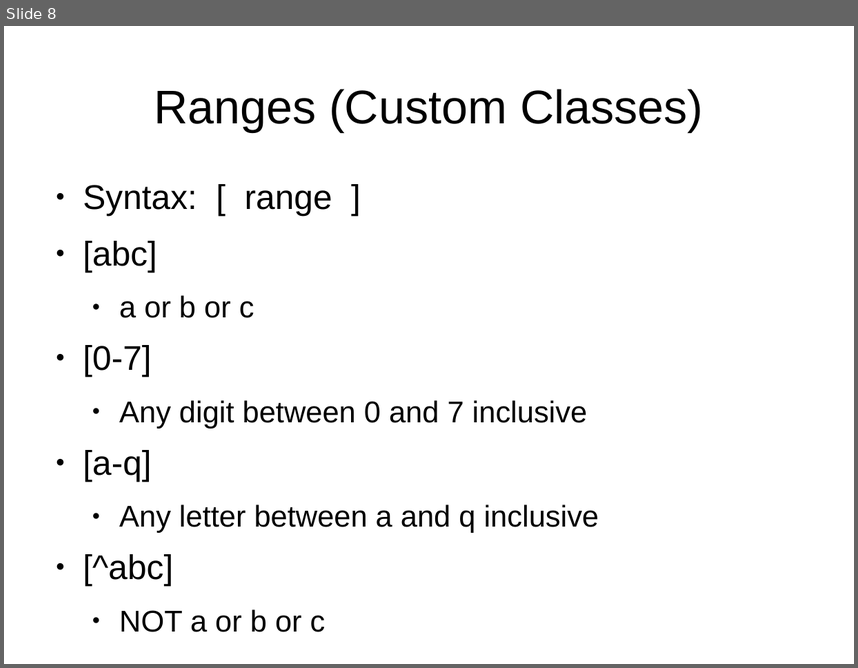
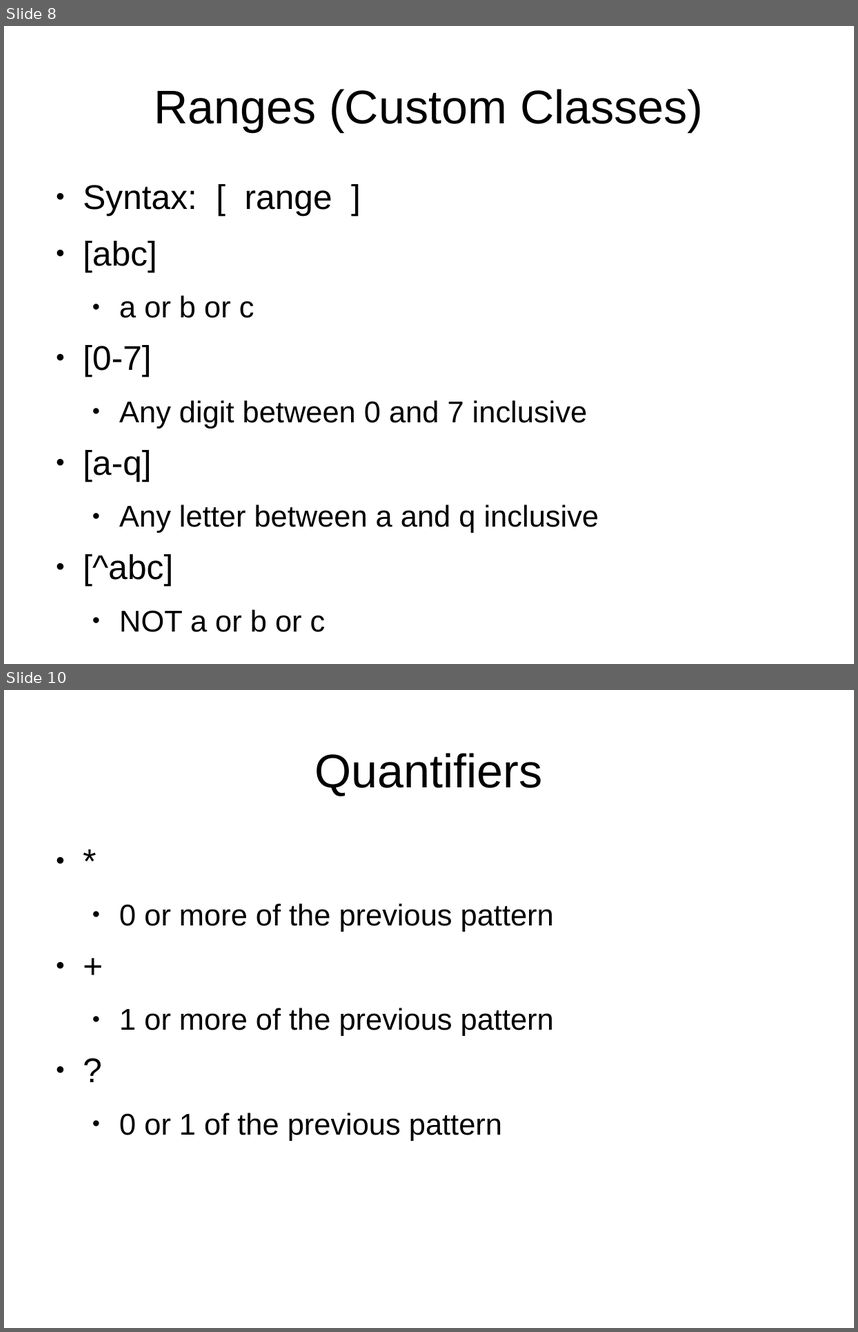
Before and after one commit to spmadden/sse-talks, a slide deck: RegularExpressions/RegEx.odp. Shown one above the other, each under a label of ours: slide 8 before the commit, slides 8 and 10 after it; the slides between them are not shown. The pictures are 858x668 and 858x1332 pixels, drawn with LibreOffice and Linux fonts; fonts in the diff are those of the drawing. Boxes give left, top, right and bottom in pixels: in the first picture for what was removed or moved away, otherwise in the second. Text is boxed around its words. In the diff, an @@ line names an element or a change of style, - is before the commit and + after.

```diff
--- a/RegularExpressions/RegEx.odp
+++ b/RegularExpressions/RegEx.odp
@@ slide 10 added at [4, 690, 854, 1328], background #FFFFFF @@
@@ title added at [315, 753, 543, 796], 44 pt, text #000000 @@
+Quantifiers
@@ text added at [119, 903, 554, 1141], 28 pt, text #000000 @@
+● *
+  ● 0 or more of the previous pattern
+● +
+  ● 1 or more of the previous pattern
+● ?
+  ● 0 or 1 of the previous pattern
```
Also in this commit, not shown: 1 slide changed, 15 other slides added.
